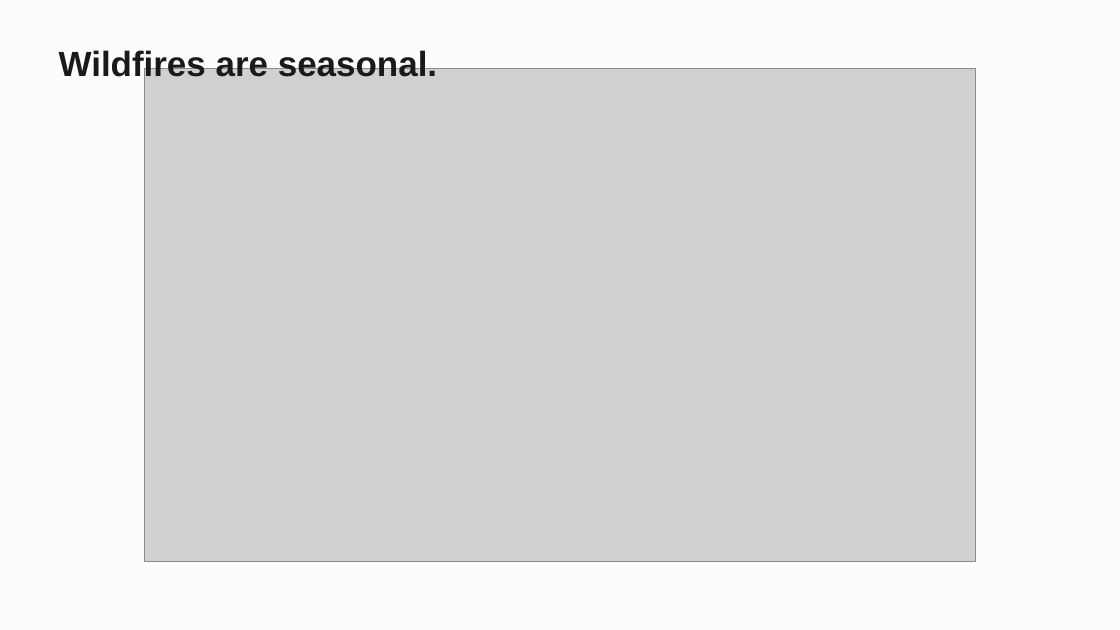
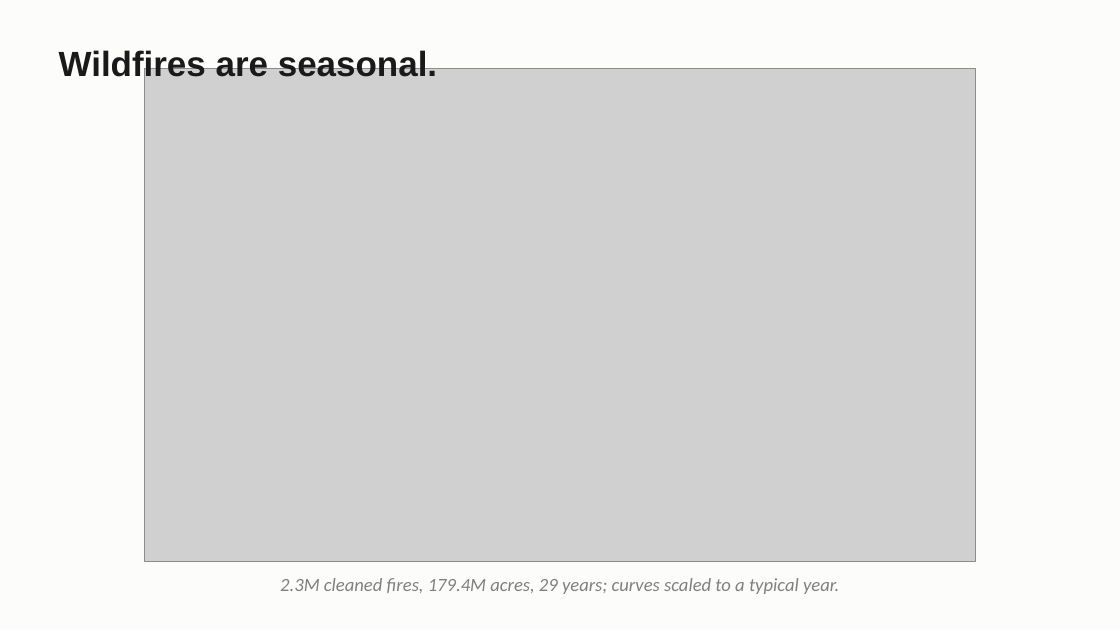
Before and after one commit to craig-rudman/MSDS696, a slide deck: slide 2 of coursework/W7/MSDS696_W7_Deck.pptx. Drawn at 1120x630 pixels with LibreOffice and Linux fonts; fonts in the diff are those of the drawing; grey boxes stand for pictures. Boxes give left, top, right and bottom in pixels: in the first picture for what was removed or moved away, otherwise in the second. Text is boxed around its words. In the diff, an @@ line names an element or a change of style, - is before the commit and + after.

```diff
--- a/coursework/W7/MSDS696_W7_Deck.pptx
+++ b/coursework/W7/MSDS696_W7_Deck.pptx
@@ text added at box(280, 578, 839, 594), 16 pt, text #808080, italic @@
+2.3M cleaned fires, 179.4M acres, 29 years; curves scaled to a typical year.
```
Also in this commit, not shown: 15 other slides changed, 1 other file.
